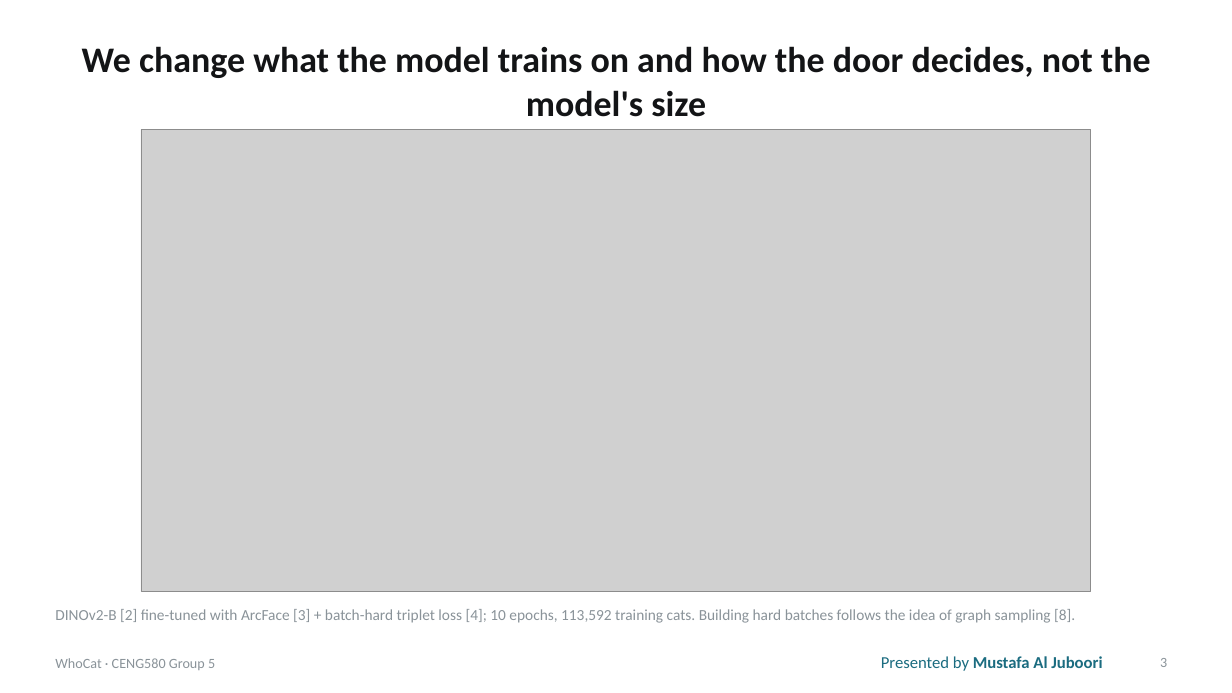
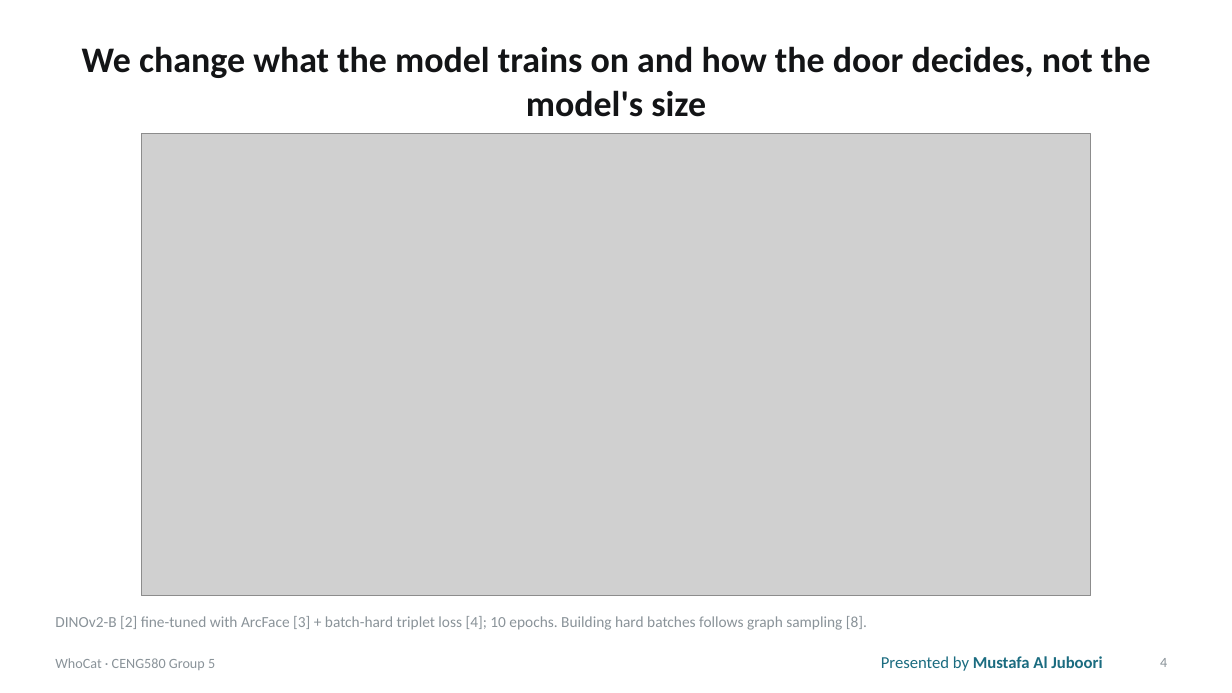
Before and after one commit to mustafanfj/WhoCat, a slide deck: slide 4 of paper/WhoCat_CENG580_Presentation.pptx (slide 3 before the commit). Drawn at 1232x693 pixels with LibreOffice and Linux fonts; fonts in the diff are those of the drawing; grey boxes stand for pictures. Boxes give left, top, right and bottom in pixels: in the first picture for what was removed or moved away, otherwise in the second. Text is boxed around its words. In the diff, an @@ line names an element or a change of style, - is before the commit and + after.

```diff
--- a/paper/WhoCat_CENG580_Presentation.pptx
+++ b/paper/WhoCat_CENG580_Presentation.pptx
@@ picture moved from (x1=141, y1=129, x2=1092, y2=592) to (x1=141, y1=134, x2=1092, y2=596) @@
@@ text at (x1=55, y1=616, x2=867, y2=630): text changed @@
-DINOv2-B [2] fine-tuned with ArcFace [3] + batch-hard triplet loss [4]; 10 epochs, 113,592 training cats. Building hard batches follows the idea of graph sampling [8].
+DINOv2-B [2] fine-tuned with ArcFace [3] + batch-hard triplet loss [4]; 10 epochs. Building hard batches follows graph sampling [8].
@@ page number at (x1=1160, y1=658, x2=1167, y2=667): text changed @@
-3
+4
```
Also in this commit, not shown: 6 other slides changed, 5 slides added, 1 slide removed.
